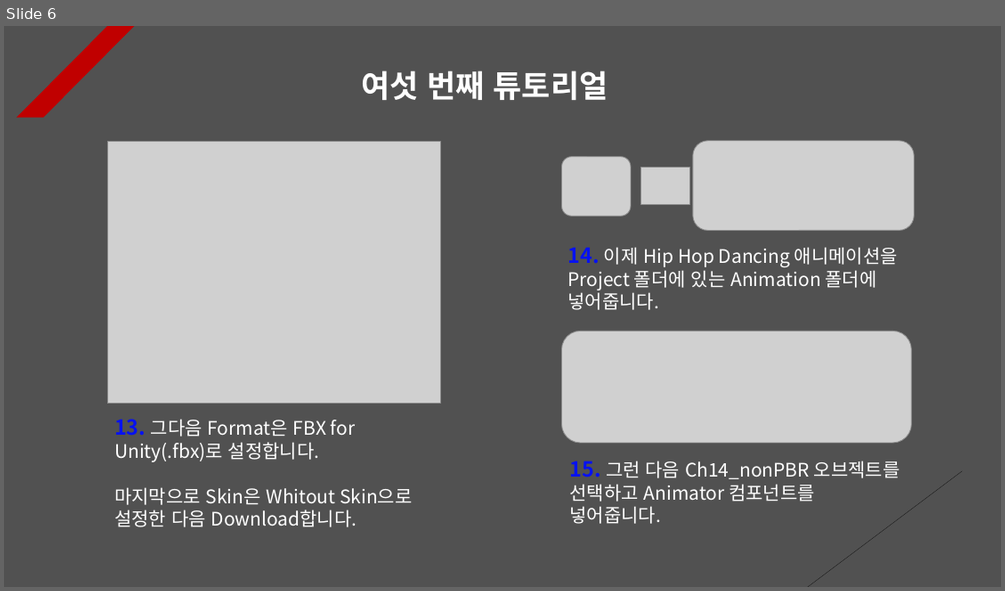
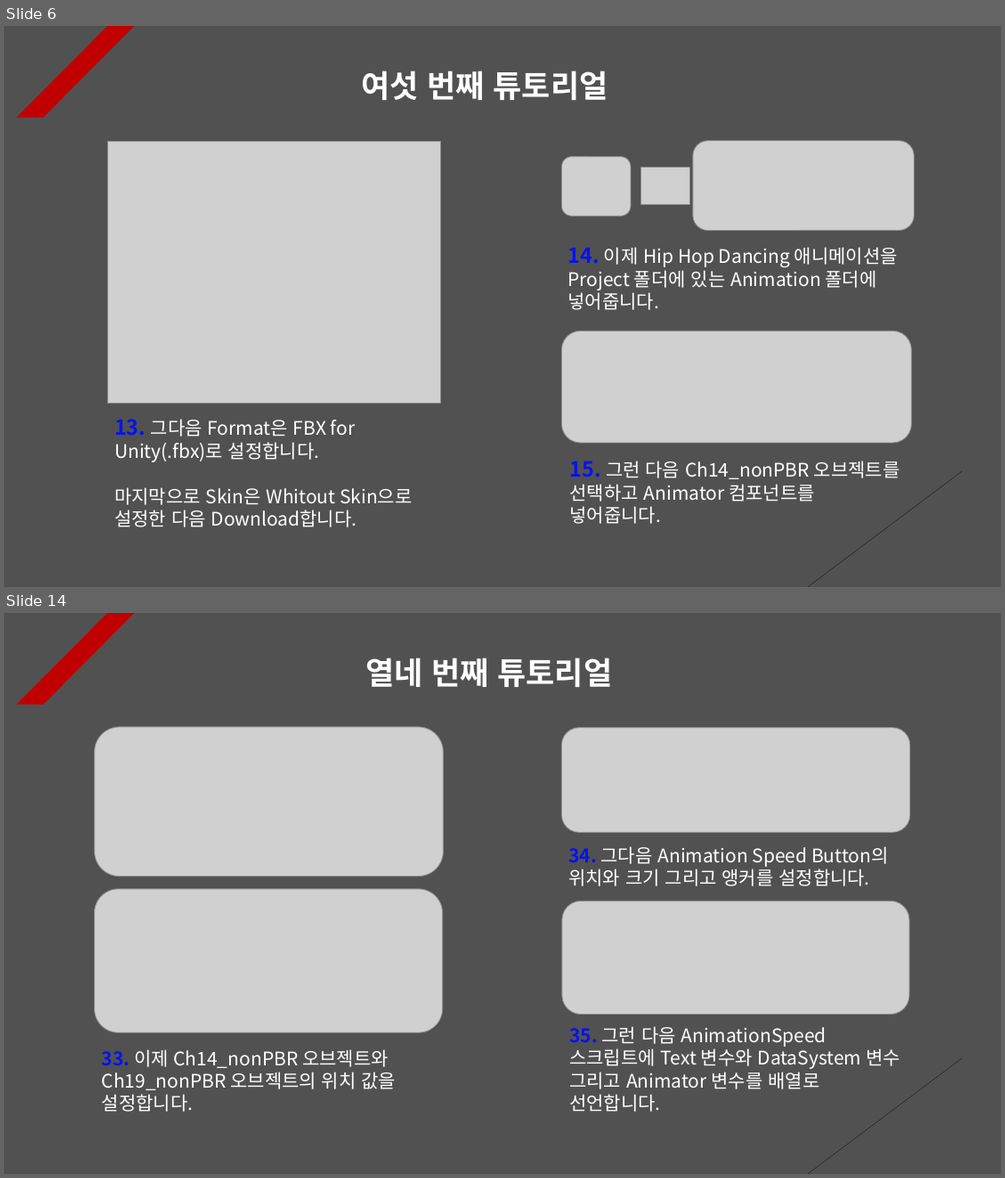
Before and after one commit to Unity2033/3D-UnityEngine, a slide deck: Assets/Class/Animation Retargeting/PPT Data/Animation Retargeting Example.pptx. Shown one above the other, each under a label of ours: slide 6 before the commit, slides 6 and 14 after it; the slides between them are not shown. The pictures are 1005x591 and 1005x1178 pixels, drawn with LibreOffice and Linux fonts; fonts in the diff are those of the drawing; grey boxes stand for pictures. Boxes give left, top, right and bottom in pixels: in the first picture for what was removed or moved away, otherwise in the second. Text is boxed around its words. In the diff, an @@ line names an element or a change of style, - is before the commit and + after.

```diff
--- a/Assets/Class/Animation Retargeting/PPT Data/Animation Retargeting Example.pptx
+++ b/Assets/Class/Animation Retargeting/PPT Data/Animation Retargeting Example.pptx
@@ slide 14 added at bbox=[4, 613, 1001, 1174], background #515151; not listed: 2 template elements that a slide beside it also shows @@
@@ text added at bbox=[365, 657, 613, 687], 30 pt, text #FFFFFF, bold @@
+열네 번째 튜토리얼
@@ picture added at bbox=[95, 727, 443, 876] @@
@@ picture added at bbox=[562, 728, 910, 832] @@
@@ text added at bbox=[568, 846, 889, 886], 18 pt, text #FFFFFF @@
+34. 그다음 Animation Speed Button의 위치와 크기 그리고 앵커를 설정합니다.
@@ picture added at bbox=[95, 889, 443, 1032] @@
@@ picture added at bbox=[562, 900, 909, 1013] @@
@@ text added at bbox=[569, 1026, 900, 1111], 18 pt, text #FFFFFF @@
+35. 그런 다음 AnimationSpeed 스크립트에 Text 변수와 DataSystem 변수 그리고 Animator 변수를 배열로 선언합니다.
@@ text added at bbox=[102, 1049, 396, 1111], 18 pt, text #FFFFFF @@
+33. 이제 Ch14_nonPBR 오브젝트와 Ch19_nonPBR 오브젝트의 위치 값을 설정합니다.
```
Also in this commit, not shown: 1 slide changed, 7 other slides added, 20 other files.
